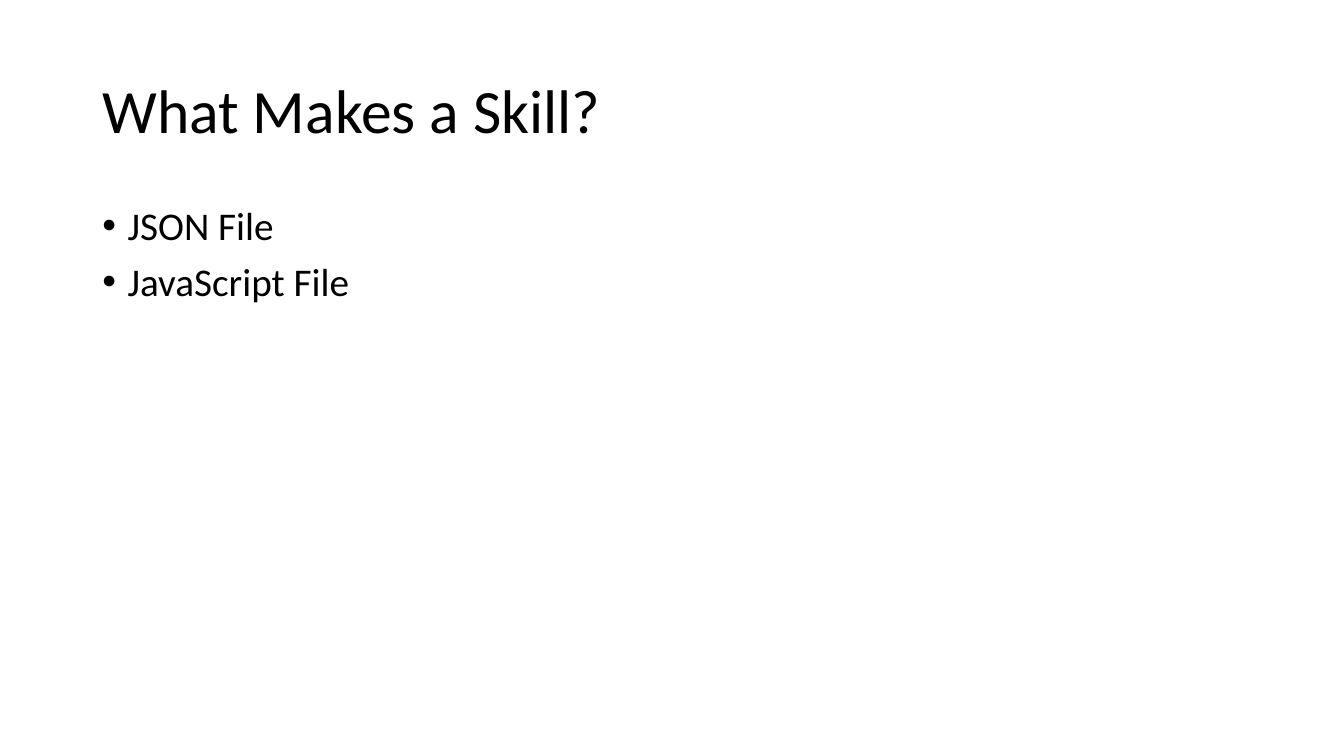
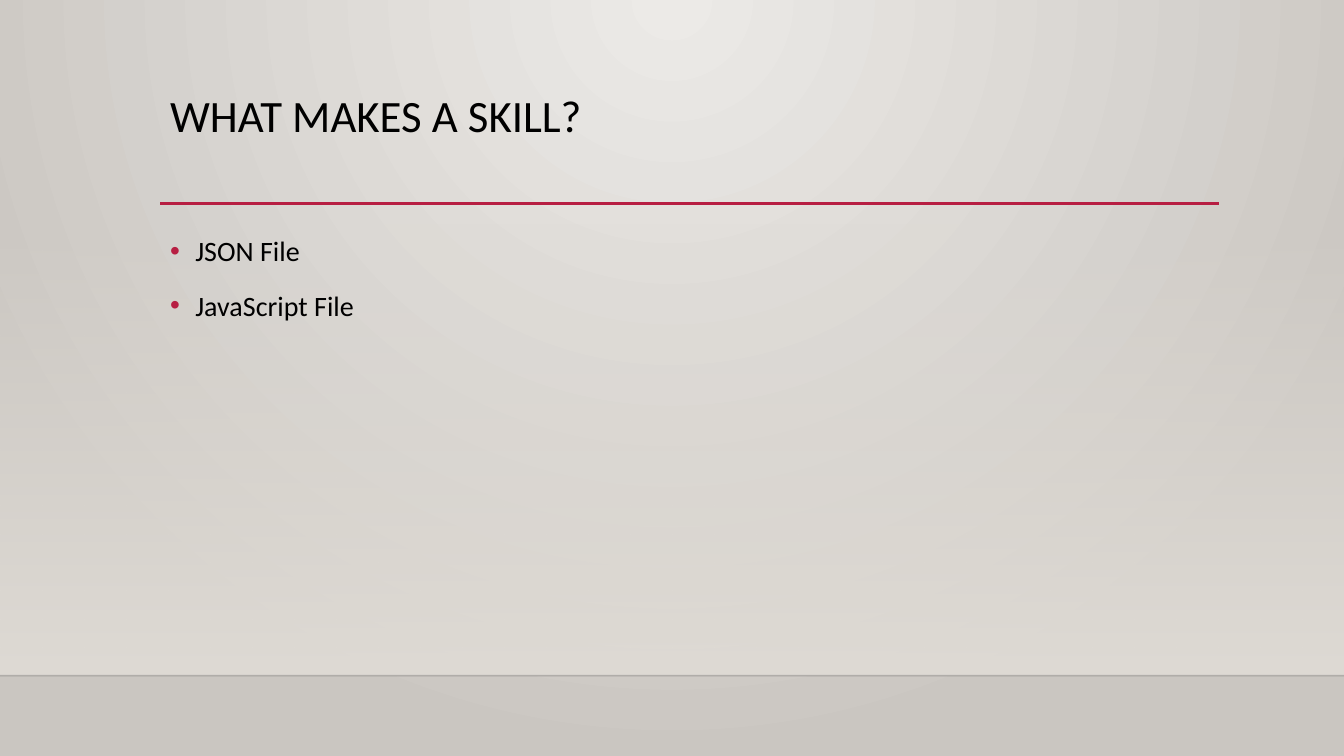
Before and after one commit to haydenwade/speaking-st-cloud-alexa-nodejs-public-apis, a slide deck: slide 4 of Building An Custom.pptx (slide 5 before the commit). Drawn at 1344x756 pixels with LibreOffice and Linux fonts; fonts in the diff are those of the drawing; background and template pictures are left out. Boxes give left, top, right and bottom in pixels: in the first picture for what was removed or moved away, otherwise in the second. Text is boxed around its words. In the diff, an @@ line names an element or a change of style, - is before the commit and + after.

```diff
--- a/Building An Custom.pptx
+++ b/Building An Custom.pptx
@@ background #FFFFFF to gradient #ECEAE7 to #CAC7C1 @@
@@ title "WHAT MAKES A SKILL?" at (x1=170, y1=101, x2=581, y2=133): vertical alignment middle to top @@
@@ title at (x1=170, y1=101, x2=581, y2=133): text changed; size 44 to 32 pt @@
-What Makes a Skill?
+WHAT MAKES A SKILL?
@@ line added from (160, 204) to (1220, 204), #B71E42 2.5 pt @@
@@ rectangle added at (x1=0, y1=223, x2=1344, y2=676), fill gradient #DFDBD5 @@
@@ text "JSON File" moved from (x1=128, y1=212, x2=349, y2=303) to (x1=195, y1=241, x2=354, y2=321) @@
@@ text "JSON File" at (x1=195, y1=241, x2=354, y2=321): size 28 to 20 pt; line spacing 0.9 to 1.2 @@
@@ line added from (0, 676) to (1344, 676), #000001 1 pt @@
```
Also in this commit, not shown: 12 other slides changed, 1 slide removed.
